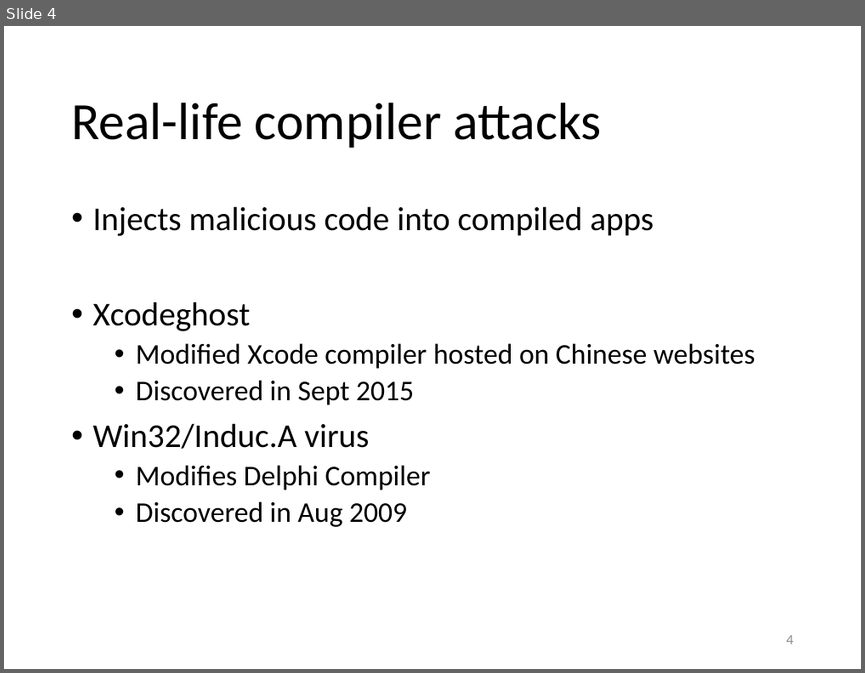
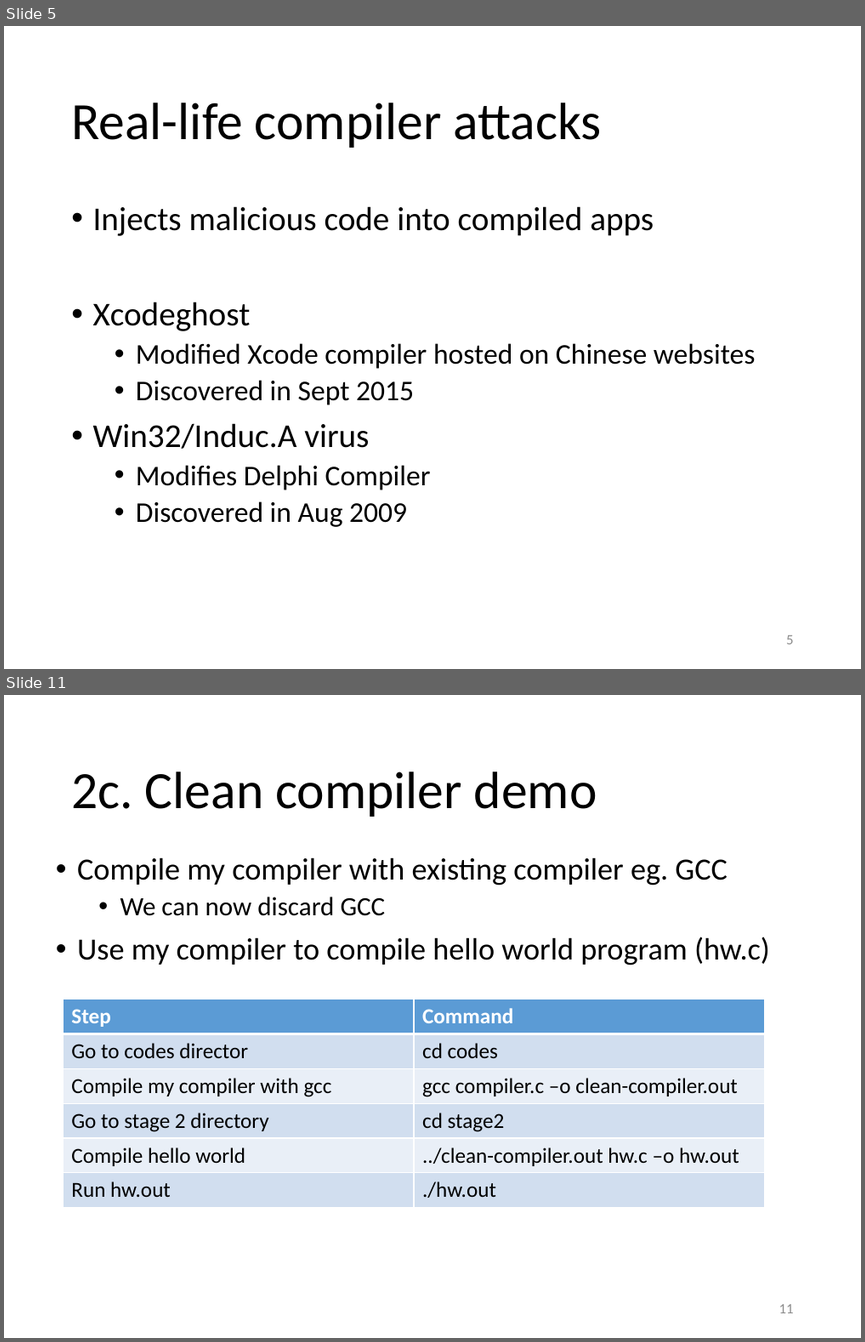
Before and after one commit to yeokm1/reflections-on-trusting-trust, a slide deck: reflections-of-reflecting-trust-slides.pptx. Shown one above the other, each under a label of ours: slide 4 before the commit, slides 5 and 11 after it; the slides between them are not shown. The pictures are 865x673 and 865x1342 pixels, drawn with LibreOffice and Linux fonts; fonts in the diff are those of the drawing. Boxes give left, top, right and bottom in pixels: in the first picture for what was removed or moved away, otherwise in the second. Text is boxed around its words. In the diff, an @@ line names an element or a change of style, - is before the commit and + after.

```diff
--- a/reflections-of-reflecting-trust-slides.pptx
+++ b/reflections-of-reflecting-trust-slides.pptx
@@ slide 11 added at (4, 695, 861, 1338), background #FFFFFF @@
@@ title added at (71, 771, 597, 817), 44 pt, text #000000 @@
+2c. Clean compiler demo
@@ text added at (77, 857, 770, 965), 25.9 pt, text #000000 @@
+• Compile my compiler with existing compiler eg. GCC
+  • We can now discard GCC
+• Use my compiler to compile hello world program (hw.c)
@@ table added at (64, 999, 766, 1208), 6 rows, 2 columns @@
+Step | Command
+Go to codes director | cd codes
+Compile my compiler with gcc | gcc compiler.c –o clean-compiler.out
+Go to stage 2 directory | cd stage2
+Compile hello world | ../clean-compiler.out hw.c –o hw.out
+Run hw.out | ./hw.out
@@ page number added at (779, 1304, 794, 1313), 12 pt, text #8C8C8C @@
+11
@@ what was slide 4 is now slide 5 @@
@@ page number at (786, 635, 793, 644): text changed @@
-4
+5
```
Also in this commit, not shown: 5 slides changed, 17 other slides added.
